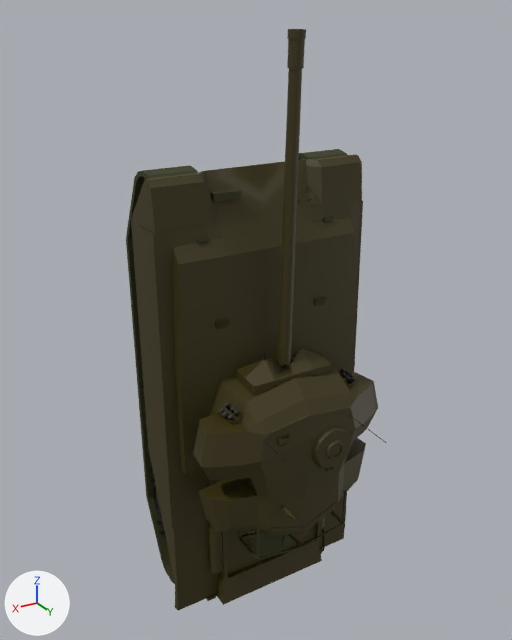
A saved change to the FBX model EXP_Engine_Sol/Game/Assets/Models/CENTURION.fbx.
Both versions are drawn from a camera (50 mm lens) standing at (1.72, 2.88, 1.61) and looking at (0.05, 0.09, 0.22). The axes (+X, +Y, +Z) are drawn at lower left. The lights are the same throughout. Where no turn or scale is listed for an object, it has been applied to the vertices.

Before the edit, the objects in view are built like this:
```python
me_mesh = bpy.data.meshes.new('Mesh')
me_mesh.from_pydata(...)  # 1490 vertices, 1211 faces; spans x -0.81..0.81, y 0.22..1.19, z -1.48..2.39
# faces by material slot: [816, 89, 306]
me_mesh.materials.append(mat_material_001)  # brown #3b3308
me_mesh.materials.append(mat_material_002)  # dark yellow #2f3105
me_mesh.materials.append(mat_material_003)  # black #000000
me_mesh_001 = bpy.data.meshes.new('Mesh.001')
me_mesh_001.from_pydata(...)  # 3767 vertices, 3401 faces; spans x -0.58..0.58, y -0.37..0.28, z -1.43..0.98
# faces by material slot: [741, 1692, 964, 2, 2]
me_mesh_001.materials.append(mat_material_001)  # brown #3b3308
me_mesh_001.materials.append(mat_material_002)  # dark yellow #2f3105
me_mesh_001.materials.append(mat_material_003)  # black #000000
me_mesh_001.materials.append(mat_light_front)  # white #e7e7e7
me_mesh_001.materials.append(mat_light_rear)  # white #e7e7e7
ob_turret = bpy.data.objects.new('turret', me_mesh)
ob_turret.location = (0.0, 0.0, 0.0)
ob_turret.rotation_euler = (0.0129, 0.0, 0.0)  # degrees (0.7, 0, 0)
ob_turret.scale = (0.651, 0.651, 0.651)
ob_wheels4 = bpy.data.objects.new('wheels4', me_mesh_001)
ob_wheels4.location = (0.0, 0.0, 0.0)
```
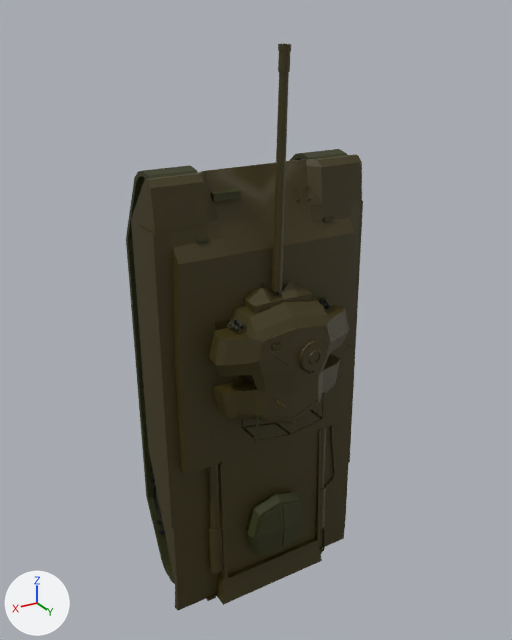
The change, as JSON lines over the scene's bpy script:
```json
{"op": "set", "path": "ob_turret.location", "old": "(0.0, 0.0, 0.0)", "new": "(0.0, 0.0, 0.363)"}
{"op": "set", "path": "ob_turret.scale", "old": "(0.651, 0.651, 0.651)", "new": "(0.476, 0.476, 0.476)"}
```

Where the change shows, as pixel boxes [x1, y1, x2, y2] in the pictures (512 x 640 px):
```json
{"object": "turret", "change": "moved, rescaled", "before": [193, 29, 386, 561], "after": [209, 44, 352, 442], "on screen": "26% narrower, 25% shorter"}
```
